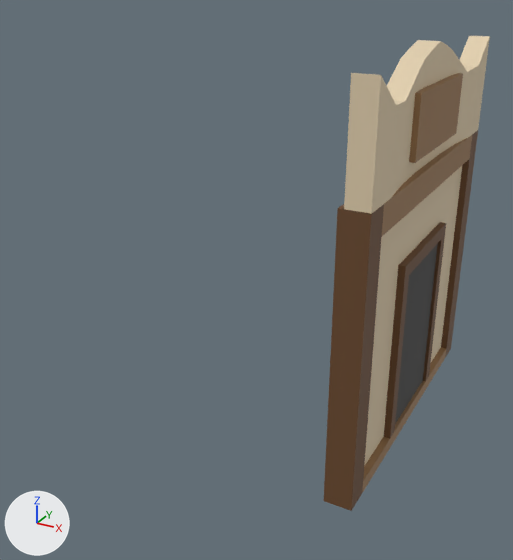
A saved change to the Blender file Assets/Prefabs/Level Tile Models/blends/tile1wallA.blend.
One viewpoint serves both versions: a 50 mm camera at (4.97, -9.58, 6.57) aimed at (-0.09, -0.39, 1.97). The lights are fixed; the arrows at lower left show +X, +Y and +Z. The older version comes first.
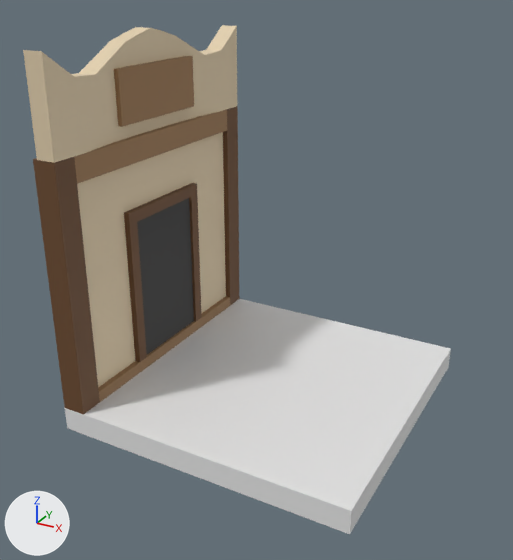
What the commit changed:
Object 'Cube' (ob_cube) is now shown.
Object 'Cube.003' (ob_cube_003) moves from (-2.45, 0.0, 4.77) to (-7.05, 0.0, 4.77).
Object 'Cube.004' (ob_cube_004) moves from (-2.45, 0.0, 4.77) to (-7.05, 0.0, 4.77).
Object 'Cube.005' (ob_cube_005) moves from (-2.45, 0.0, 4.77) to (-7.05, 0.0, 4.77).
Object 'Cube.013' (ob_cube_013) moves from (-2.45, 0.0, 4.77) to (-7.05, 0.0, 4.77).
Object 'Cube.014' (ob_cube_014) moves from (-2.45, 0.0, 4.77) to (-7.05, 0.0, 4.77).
Object 'Cube.025' (ob_cube_025) moves from (-2.45, 0.0, 4.77) to (-7.05, 0.0, 4.77).
Object 'Cube.022' (ob_cube_022) moves from (-2.45, 0.0, 4.77) to (-7.05, 0.0, 4.77).
Object 'Cube.023' (ob_cube_023) moves from (-2.45, 0.0, 4.77) to (-7.05, 0.0, 4.77).
Object 'Cube.024' (ob_cube_024) moves from (-2.45, 0.0, 4.77) to (-7.05, 0.0, 4.77).
Object 'Cube.038' (ob_cube_038) moves from (-2.45, 0.0, 4.77) to (-7.05, 0.0, 4.77).
Object 'Cube.039' (ob_cube_039) moves from (-2.45, 0.0, 4.77) to (-7.05, 0.0, 4.77).

What differs and where, as boxes (x1, y1, x2, y2) in the pictures (513 x 560 px):
'Cube', shown: after (65, 299, 451, 534)
'Cube.038', moved: before (344, 36, 490, 214); after (23, 25, 237, 163)
'Cube.005', moved: before (364, 166, 462, 466); after (77, 132, 226, 387)
'Cube.003', moved: before (324, 204, 384, 511); after (33, 157, 100, 415)
'Cube.025', moved: before (395, 244, 438, 424); after (137, 198, 194, 355)
'Cube.039', moved: before (409, 73, 463, 163); after (114, 56, 194, 127)
'Cube.013', moved: before (382, 135, 472, 236); after (74, 109, 227, 184)
'Cube.004', moved: before (441, 130, 478, 357); after (223, 106, 240, 305)
'Cube.023', moved: before (384, 276, 409, 438); after (125, 222, 147, 362)
'Cube.014', moved: before (362, 347, 446, 493); after (98, 296, 230, 402)
'Cube.022', moved: before (397, 222, 446, 280); after (124, 183, 197, 225)
'Cube.024', moved: before (423, 236, 445, 382); after (189, 194, 202, 321)
